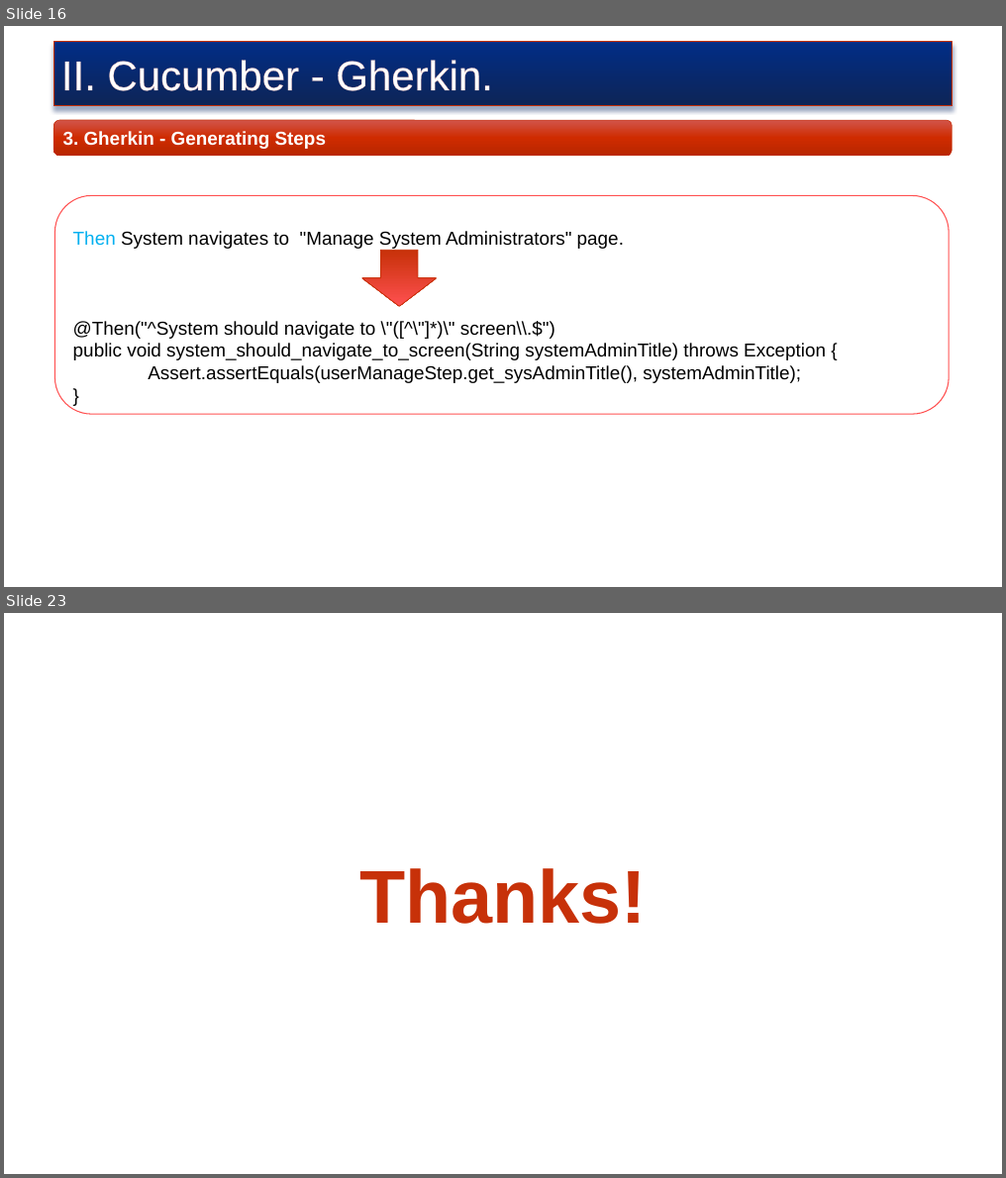
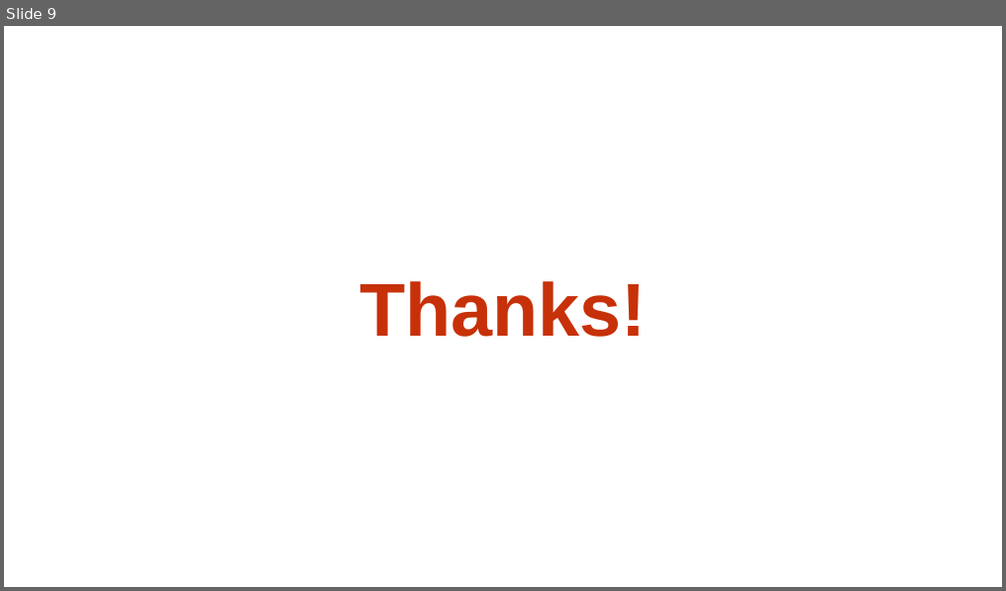
Before and after one commit to truyenkv/sharing, a slide deck: Sharing.pptx. Shown one above the other, each under a label of ours: slides 16 and 23 before the commit, slide 9 after it; the slides between them are not shown. The pictures are 1006x1178 and 1006x591 pixels, drawn with LibreOffice and Linux fonts; fonts in the diff are those of the drawing; background and template pictures are left out. Boxes give left, top, right and bottom in pixels: in the first picture for what was removed or moved away, otherwise in the second. Text is boxed around its words. In the diff, an @@ line names an element or a change of style, - is before the commit and + after.

```diff
--- a/Sharing.pptx
+++ b/Sharing.pptx
@@ slide 16 removed at [4,26,1002,587], background picture (left out) @@
@@ rectangle removed at [54,42,952,106] @@
-II. Cucumber - Gherkin.
@@ rounded rectangle removed at [54,120,952,156] @@
-3. Gherkin - Generating Steps
@@ rounded rectangle removed at [54,196,948,414] @@
-Then System navigates to "Manage System Administrators" page.
-@Then("^System should navigate to \"([^\"]*)\" screen\\.$")
-public void system_should_navigate_to_screen(String systemAdminTitle) throws Exception {
-Assert.assertEquals(userManageStep.get_sysAdminTitle(), systemAdminTitle);
-}
@@ down arrow removed at [361,250,436,306] @@
@@ what was slide 23 is now slide 9 @@
```
Also in this commit, not shown: 2 slides changed, 6 slides added, 19 other slides removed.
